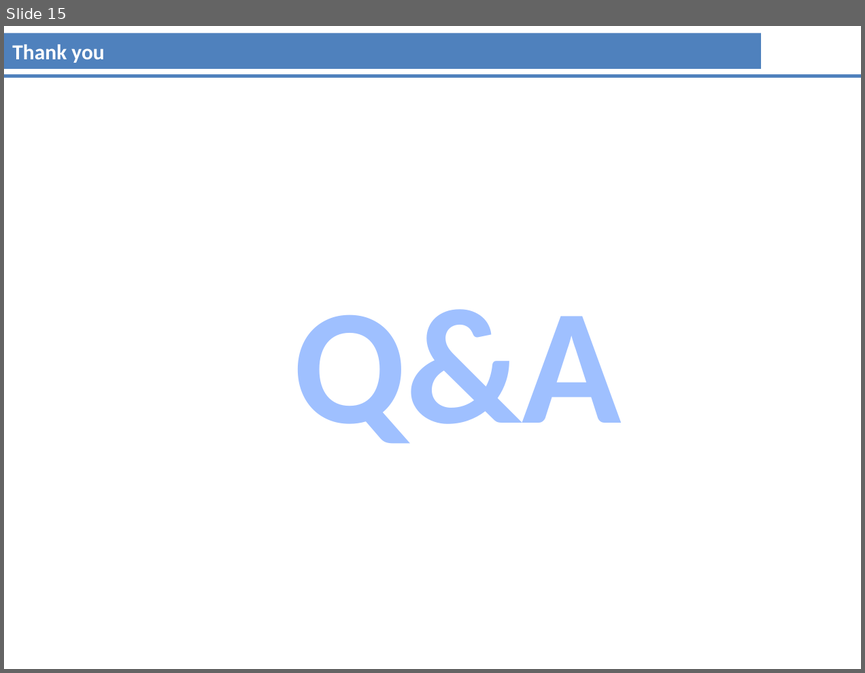
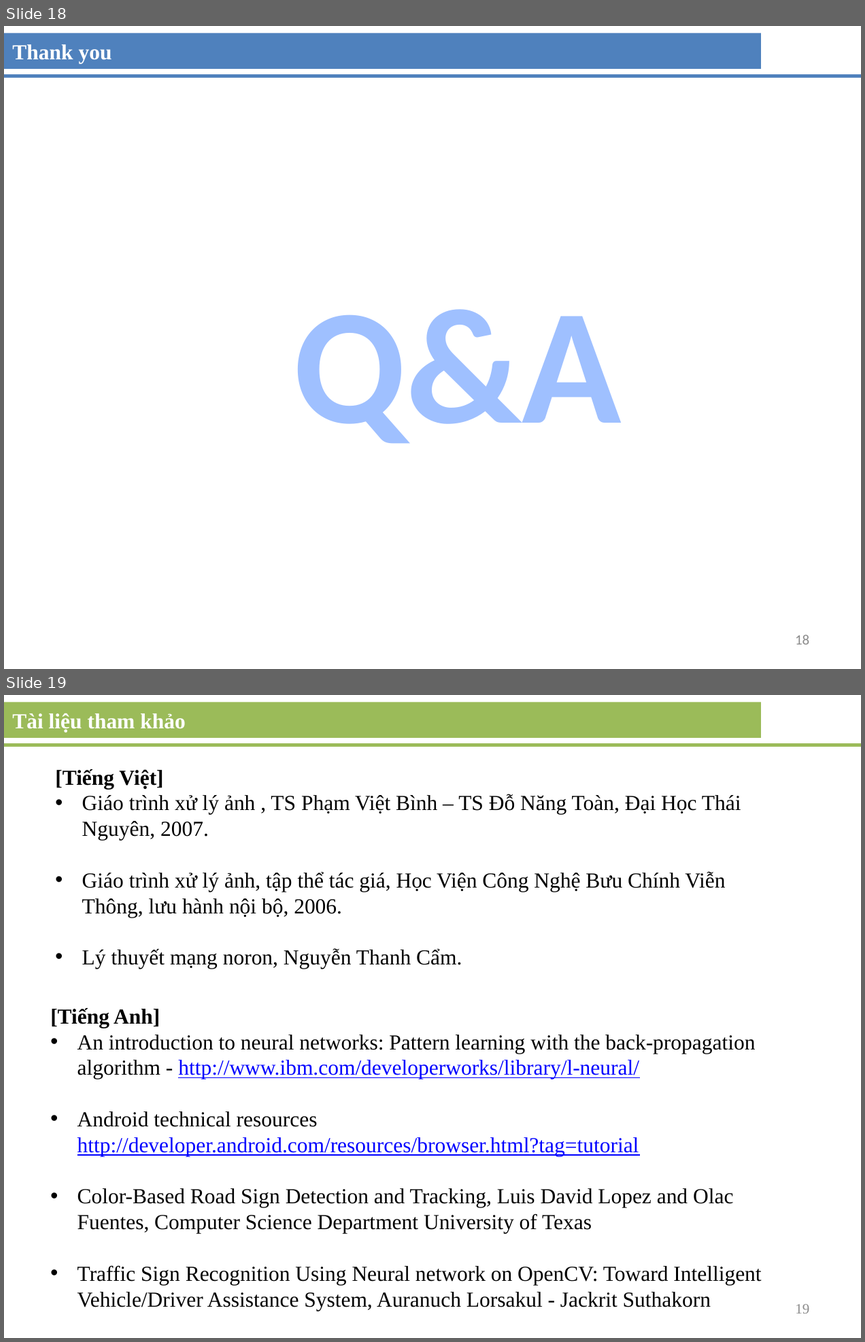
Before and after one commit to gilang07/sign-traffic-recognition, a slide deck: doc/LuanVan.pptx. Shown one above the other, each under a label of ours: slide 15 before the commit, slides 18 and 19 after it. The pictures are 865x673 and 865x1342 pixels, drawn with LibreOffice and Linux fonts; fonts in the diff are those of the drawing. Boxes give left, top, right and bottom in pixels: in the first picture for what was removed or moved away, otherwise in the second. Text is boxed around its words. In the diff, an @@ line names an element or a change of style, - is before the commit and + after.

```diff
--- a/doc/LuanVan.pptx
+++ b/doc/LuanVan.pptx
@@ slide 19 added at bbox=[4, 695, 861, 1338], background #FFFFFF @@
@@ rectangle added at bbox=[4, 702, 761, 738], fill #9BBB59, 18 pt, text #FFFFFF, bold @@
+Tài liệu tham khảo
@@ line added from (4, 745) to (861, 745), #9BBB59 2.75 pt @@
@@ text added at bbox=[55, 769, 741, 969], 18 pt, text #000000 @@
+[Tiếng Việt]
+• Giáo trình xử lý ảnh , TS Phạm Việt Bình – TS Đỗ Năng Toàn, Đại Học Thái Nguyên, 2007.
+• Giáo trình xử lý ảnh, tập thể tác giá, Học Viện Công Nghệ Bưu Chính Viễn Thông, lưu hành nội bộ, 2006.
+• Lý thuyết mạng noron, Nguyễn Thanh Cẩm.
@@ text added at bbox=[50, 1008, 761, 1310], 18 pt, text #000000 @@
+[Tiếng Anh]
+• An introduction to neural networks: Pattern learning with the back-propagation algorithm - http://www.ibm.com/developerworks/library/l-neural/
+• Android technical resources http://developer.android.com/resources/browser.html?tag=tutorial
+• Color-Based Road Sign Detection and Tracking, Luis David Lopez and Olac Fuentes, Computer Science Department University of Texas
+• Traffic Sign Recognition Using Neural network on OpenCV: Toward Intelligent Vehicle/Driver Assistance System, Auranuch Lorsakul - Jackrit Suthakorn
@@ page number added at bbox=[795, 1304, 809, 1313], 12 pt, text #8C8C8C @@
+19
@@ what was slide 15 is now slide 18 @@
@@ slide 18 changed as well @@
@@ rectangle "Thank you" at bbox=[4, 33, 761, 69]: font Calibri to Times New Roman @@
@@ page number added at bbox=[795, 635, 809, 644], 12 pt, text #8C8C8C @@
+18
```
Also in this commit, not shown: 14 other slides changed, 3 other slides added, 1 other file.
